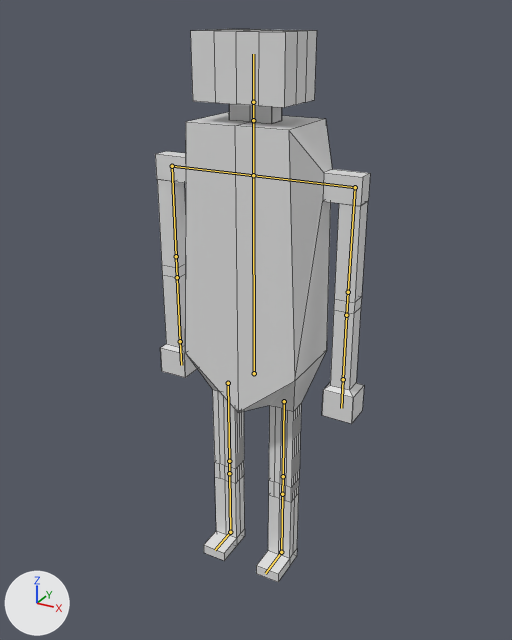
The Blender file Assets/Assets/hunter/hunter.blend, before and after one commit.
Both versions are drawn from a camera (50 mm lens) standing at (1.07, -1.94, 1.95) and looking at (-0.04, 0.08, 0.94). Every picture has the same lights, and +X, +Y and +Z are marked at lower left. The bones that bend it are drawn over the model as lines. Mesh edges are drawn as thin lines.

In view in the first picture: 'body'.
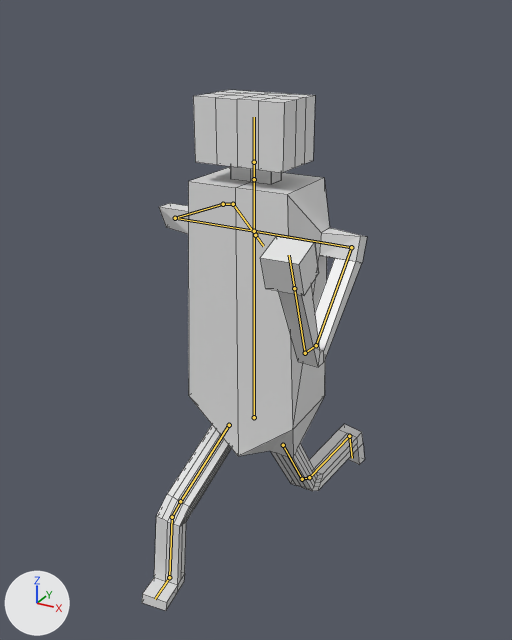
The newer file adds an action. The first version stands in its rest pose; the second is drawn at frame 22 of the action 'Run'.

Where the change shows, as pixel boxes (x1, y1, x2, y2) in the pictures (512 x 640 px):
'body', posed
    before: (155, 29, 370, 582)
    after: (142, 90, 367, 611)
bone 'Body', root to tip
    before: (254, 373) to (253, 175)
    after: (254, 417) to (254, 231)
bone 'arriere bras droite', root to tip
    before: (172, 166) to (176, 256)
    after: (175, 218) to (223, 204)
bone 'coude droite', root to tip
    before: (176, 256) to (177, 277)
    after: (223, 204) to (233, 204)
bone 'avant bras droite', root to tip
    before: (177, 277) to (180, 341)
    after: (233, 204) to (255, 235)
bone 'arriere bras gauche', root to tip
    before: (355, 187) to (348, 292)
    after: (351, 247) to (316, 345)
bone 'coude gauche', root to tip
    before: (348, 292) to (346, 315)
    after: (316, 345) to (305, 353)
bone 'avant bras gauche', root to tip
    before: (346, 315) to (343, 379)
    after: (305, 353) to (294, 288)
bone 'cuisse gauche', root to tip
    before: (284, 401) to (283, 476)
    after: (283, 445) to (302, 479)
bone 'genou gauche', root to tip
    before: (283, 476) to (282, 494)
    after: (302, 479) to (309, 477)
bone 'mollet gauche', root to tip
    before: (282, 494) to (281, 552)
    after: (309, 477) to (349, 436)
bone 'cuisse droite', root to tip
    before: (228, 383) to (229, 461)
    after: (229, 425) to (180, 501)
bone 'genou droit', root to tip
    before: (229, 461) to (229, 473)
    after: (180, 501) to (172, 517)
bone 'mollet droit', root to tip
    before: (229, 473) to (230, 532)
    after: (172, 517) to (169, 577)
bone 'pied droit', root to tip
    before: (230, 532) to (215, 550)
    after: (169, 577) to (155, 599)

The change, as a list of edits to the scene's bpy script:
```text
Change bone_body:
    where bone_body = bpy.data.objects['Armature'].pose.bones['Body']
    bone_body.location: (0.0, 0.0, 0.0) -> (0.0, -0.256, 0.0)
Change bone_arriere_bras_droite:
    where bone_arriere_bras_droite = bpy.data.objects['Armature'].pose.bones['arriere bras droite']  # child of 'épaule droite'
    bone_arriere_bras_droite.rotation_quaternion: (1.0, 0.0, 0.0, 0.0) -> (0.732, -0.007, -0.002, 0.681)  # degrees (0, 0, 0) -> degrees (-1, 0, 86)
Change bone_coude_droite:
    where bone_coude_droite = bpy.data.objects['Armature'].pose.bones['coude droite']  # child of 'arriere bras droite'
    bone_coude_droite.rotation_quaternion: (1.0, 0.0, 0.0, 0.0) -> (0.997, 0.001, 0.0, -0.075)  # degrees (0, 0, 0) -> degrees (0, 0, -9)
Change bone_avant_bras_droite:
    where bone_avant_bras_droite = bpy.data.objects['Armature'].pose.bones['avant bras droite']  # child of 'coude droite'
    bone_avant_bras_droite.rotation_quaternion: (1.0, 0.0, 0.0, 0.0) -> (0.963, 0.003, 0.001, -0.267)  # degrees (0, 0, 0) -> degrees (0, 0, -31)
Change bone_arriere_bras_gauche:
    where bone_arriere_bras_gauche = bpy.data.objects['Armature'].pose.bones['arriere bras gauche']  # child of 'épaule gauche'
    bone_arriere_bras_gauche.rotation_quaternion: (1.0, 0.0, 0.0, 0.0) -> (0.926, 0.004, 0.006, -0.377)  # degrees (0, 0, 0) -> degrees (0, 1, -44)
Change bone_coude_gauche:
    where bone_coude_gauche = bpy.data.objects['Armature'].pose.bones['coude gauche']  # child of 'arriere bras gauche'
    bone_coude_gauche.rotation_quaternion: (1.0, 0.0, 0.0, 0.0) -> (0.892, 0.005, 0.001, -0.452)  # degrees (0, 0, 0) -> degrees (0, 0, -54)
Change bone_avant_bras_gauche:
    where bone_avant_bras_gauche = bpy.data.objects['Armature'].pose.bones['avant bras gauche']  # child of 'coude gauche'
    bone_avant_bras_gauche.rotation_quaternion: (1.0, 0.0, 0.0, 0.0) -> (0.854, 0.006, 0.001, -0.521)  # degrees (0, 0, 0) -> degrees (0, 0, -63)
Change bone_cuisse_gauche:
    where bone_cuisse_gauche = bpy.data.objects['Armature'].pose.bones['cuisse gauche']  # child of 'Body'
    bone_cuisse_gauche.rotation_quaternion: (1.0, 0.0, 0.0, 0.0) -> (0.956, -0.003, -0.001, 0.293)  # degrees (0, 0, 0) -> degrees (0, 0, 34)
Change bone_genou_gauche:
    where bone_genou_gauche = bpy.data.objects['Armature'].pose.bones['genou gauche']  # child of 'cuisse gauche'
    bone_genou_gauche.rotation_quaternion: (1.0, 0.0, 0.0, 0.0) -> (0.971, -0.003, -0.001, 0.238)  # degrees (0, 0, 0) -> degrees (0, 0, 28)
Change bone_mollet_gauche:
    where bone_mollet_gauche = bpy.data.objects['Armature'].pose.bones['mollet gauche']  # child of 'genou gauche'
    bone_mollet_gauche.rotation_quaternion: (1.0, 0.0, 0.0, 0.0) -> (0.922, 0.124, 0.008, 0.366)  # degrees (0, 0, 0) -> degrees (14, -4, 43)
Change bone_cuisse_droite:
    where bone_cuisse_droite = bpy.data.objects['Armature'].pose.bones['cuisse droite']  # child of 'Body'
    bone_cuisse_droite.rotation_quaternion: (1.0, 0.0, 0.0, 0.0) -> (0.849, 0.072, -0.073, 0.519)  # degrees (0, 0, 0) -> degrees (3, -12, 63)
Change bone_genou_droit:
    where bone_genou_droit = bpy.data.objects['Armature'].pose.bones['genou droit']  # child of 'cuisse droite'
    bone_genou_droit.rotation_quaternion: (1.0, 0.0, 0.0, 0.0) -> (0.99, 0.026, 0.014, -0.14)  # degrees (0, 0, 0) -> degrees (3, 2, -16)
Change bone_mollet_droit:
    where bone_mollet_droit = bpy.data.objects['Armature'].pose.bones['mollet droit']  # child of 'genou droit'
    bone_mollet_droit.rotation_quaternion: (1.0, 0.0, 0.0, 0.0) -> (0.917, -0.096, -0.069, -0.381)  # degrees (0, 0, 0) -> degrees (-7, -12, -44)
Change bone_pied_droit:
    where bone_pied_droit = bpy.data.objects['Armature'].pose.bones['pied droit']  # child of 'mollet droit'
    bone_pied_droit.rotation_quaternion: (1.0, 0.0, 0.0, 0.0) -> (0.999, 0.002, -0.004, 0.045)  # degrees (0, 0, 0) -> degrees (0, -1, 5)
```
